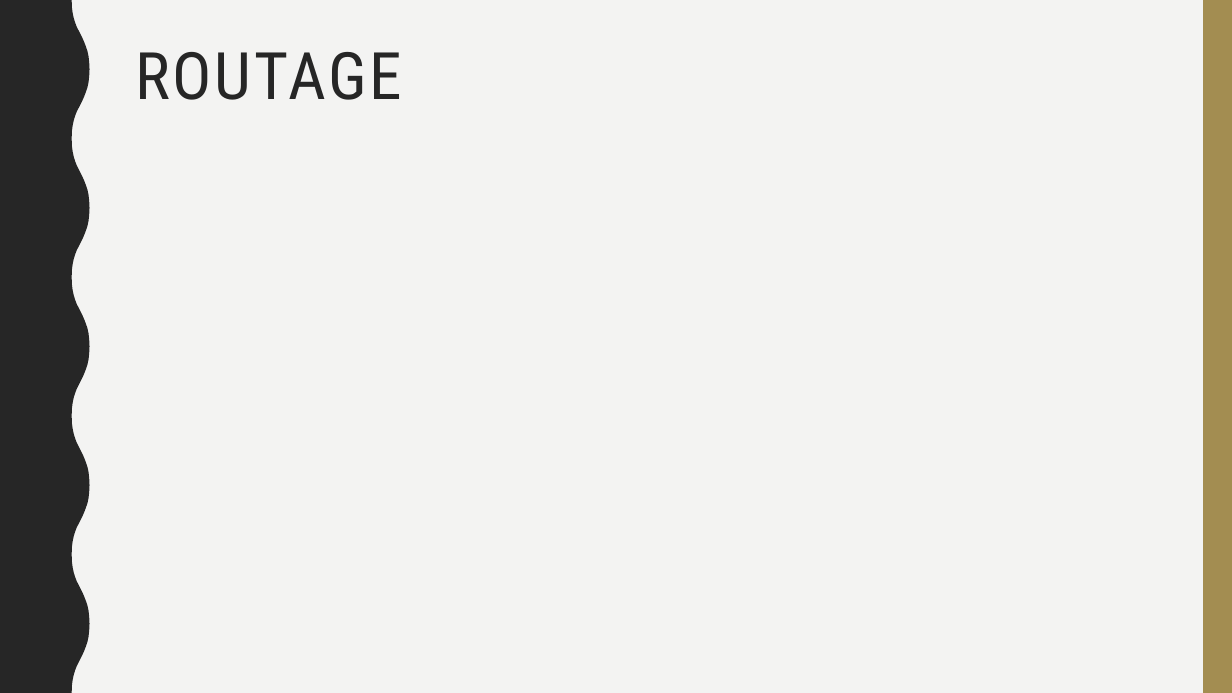
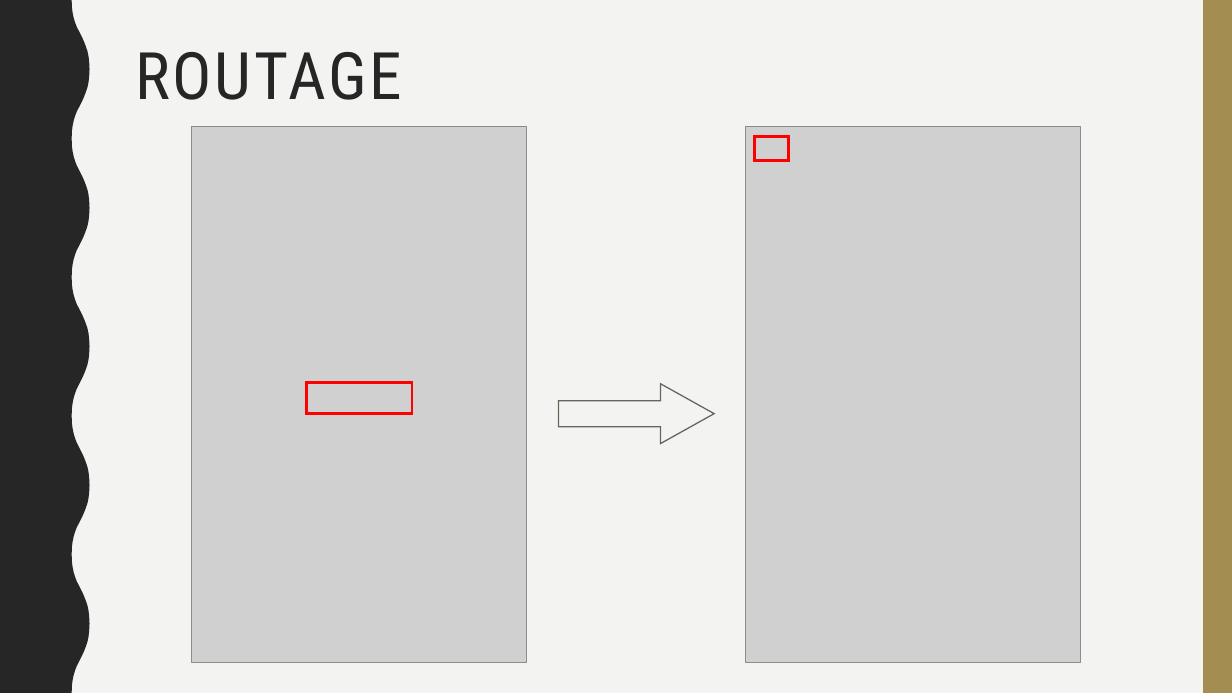
Before and after one commit to Tristan54/Mobile-projects, a slide deck: slide 9 of présentation.odp. Drawn at 1232x693 pixels with LibreOffice and Linux fonts; fonts in the diff are those of the drawing; grey boxes stand for pictures. Boxes give left, top, right and bottom in pixels: in the first picture for what was removed or moved away, otherwise in the second. Text is boxed around its words. In the diff, an @@ line names an element or a change of style, - is before the commit and + after.

Commit message:
présentation

```diff
--- a/présentation.odp
+++ b/présentation.odp
@@ picture added at <box>191,127,527,663</box> @@
@@ picture added at <box>746,127,1081,663</box> @@
@@ freeform shape added at <box>754,137,788,161</box>, outline #FF0000 2.24 pt @@
@@ freeform shape added at <box>307,383,412,414</box>, outline #FF0000 2.24 pt @@
@@ freeform shape added at <box>558,384,714,444</box>, fill #F3F3F2, outline #67645A 0.99 pt @@
```
Also in this commit, not shown: 3 other slides changed, 7 slides added, 1 slide removed, 1 other file.
